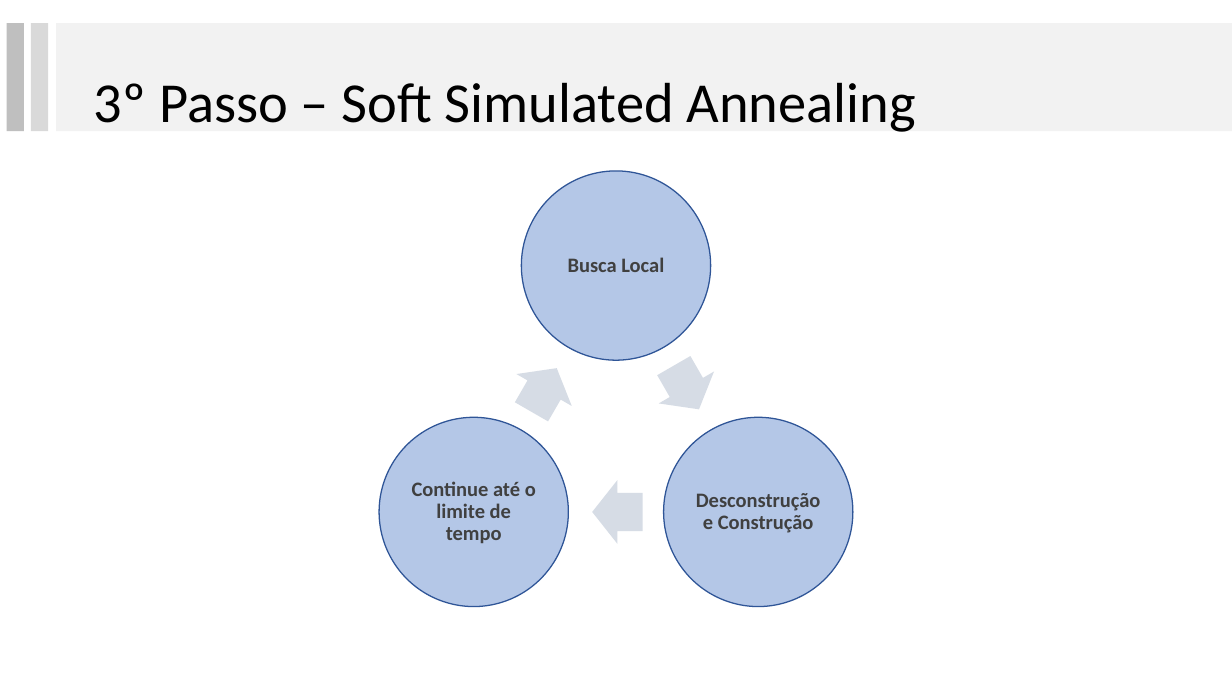
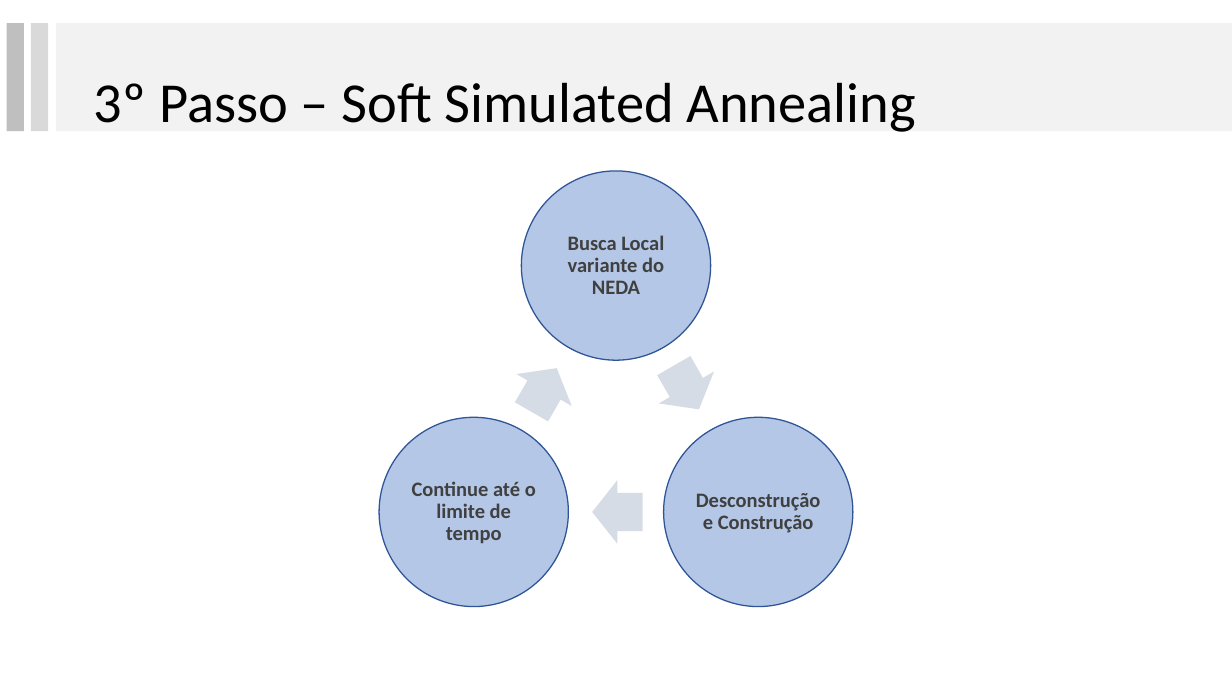
Before and after one commit to lpbiasoto/metaheuristicas, a slide deck: slide 7 of ApresentacaoRibas/apresentaçãoRibas_JHA.pptx. Drawn at 1232x693 pixels with LibreOffice and Linux fonts; fonts in the diff are those of the drawing. Boxes give left, top, right and bottom in pixels: in the first picture for what was removed or moved away, otherwise in the second. Text is boxed around its words. In the diff, an @@ line names an element or a change of style, - is before the commit and + after.

```diff
--- a/ApresentacaoRibas/apresentaçãoRibas_JHA.pptx
+++ b/ApresentacaoRibas/apresentaçãoRibas_JHA.pptx
@@ text at box(568, 235, 664, 294): text changed @@
-Busca Local
+Busca Local variante do NEDA
```
Also in this commit, not shown: 9 other slides changed, 25 slides added, 4 slides removed.
